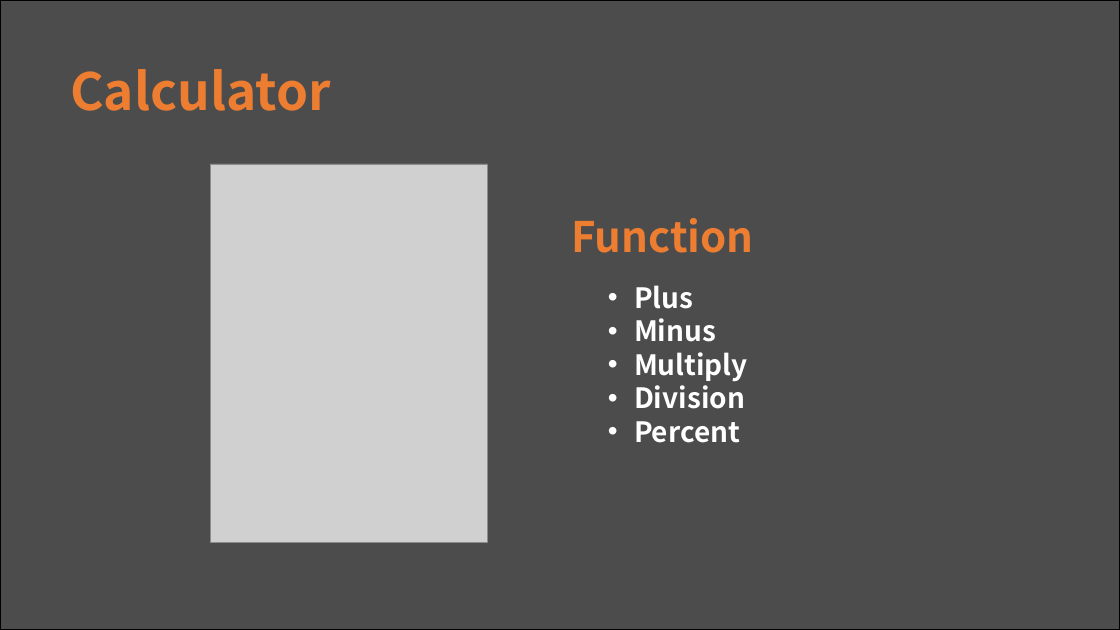
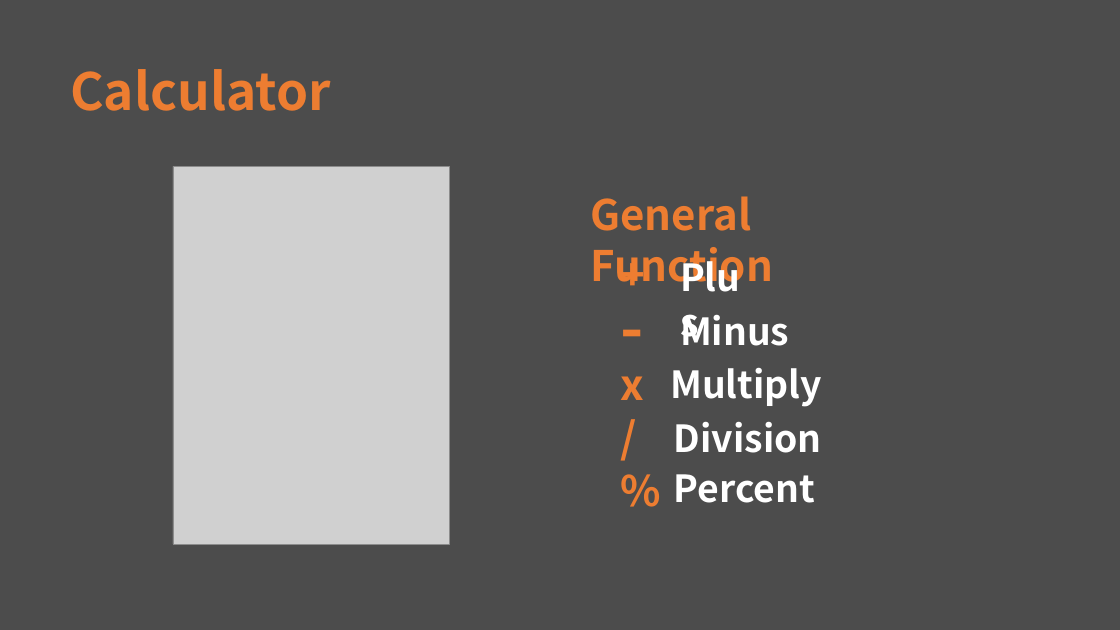
Before and after one commit to hbseo/desktop_calculator, a slide deck: slide 5 of simpsons.pptx. Drawn at 1120x630 pixels with LibreOffice and Linux fonts; fonts in the diff are those of the drawing; grey boxes stand for pictures. Boxes give left, top, right and bottom in pixels: in the first picture for what was removed or moved away, otherwise in the second. Text is boxed around its words. In the diff, an @@ line names an element or a change of style, - is before the commit and + after.

Commit message:
[20161122] GIT PT

```diff
--- a/simpsons.pptx
+++ b/simpsons.pptx
@@ background #FFFFFF to #4C4C4C @@
@@ rectangle removed at bbox=[0, 0, 1120, 630] @@
@@ picture: place and size @@
-picture at bbox=[211, 164, 487, 542]
+picture at bbox=[173, 166, 450, 544]
@@ text at bbox=[590, 196, 773, 291]: text changed @@
-Function
+General Function
@@ text added at bbox=[621, 245, 625, 304], 36 pt, text #ED7D31, bold @@
++
@@ text added at bbox=[672, 250, 765, 303], 32 pt, text #FFFFFF, bold @@
+Plus
@@ text added at bbox=[621, 284, 625, 369], 54 pt, text #ED7D31, bold @@
+-
@@ text removed at bbox=[634, 285, 748, 443] @@
-• Plus
-• Minus
-• Multiply
-• Division
-• Percent
@@ text added at bbox=[680, 314, 789, 346], 32 pt, text #FFFFFF, bold @@
+Minus
@@ text added at bbox=[621, 376, 645, 400], 36 pt, text #ED7D31, bold @@
+x
@@ text added at bbox=[670, 368, 822, 407], 32 pt, text #FFFFFF, bold @@
+Multiply
@@ text added at bbox=[621, 407, 625, 466], 36 pt, text #ED7D31, bold @@
+/
@@ text added at bbox=[674, 422, 822, 453], 32 pt, text #FFFFFF, bold @@
+Division
@@ text added at bbox=[621, 460, 625, 519], 36 pt, text #ED7D31, bold @@
+%
@@ text added at bbox=[674, 474, 815, 503], 32 pt, text #FFFFFF, bold @@
+Percent
```
Also in this commit, not shown: 11 other slides changed.
